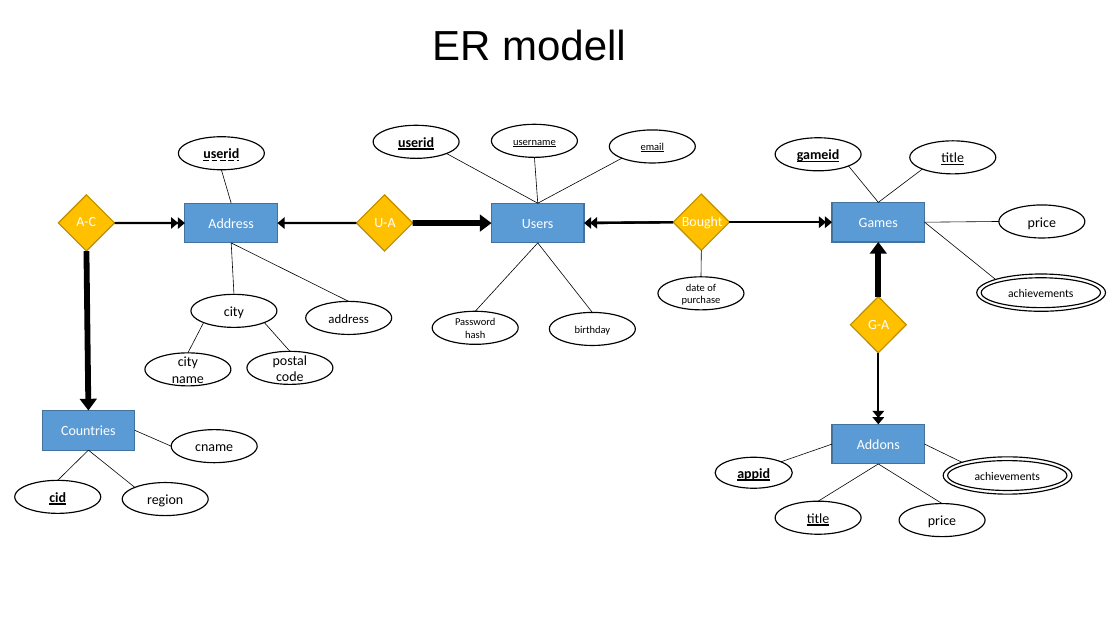
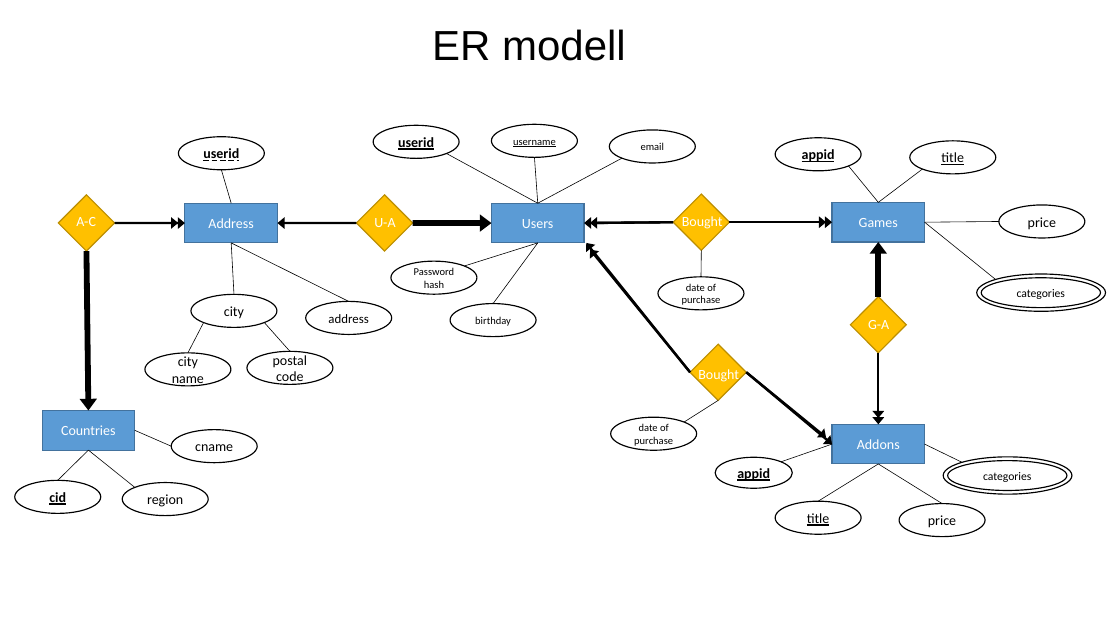
Before and after one commit to MAkos42/BFNA2X_XMLGyak, a slide deck: slide 1 of XMLTaskBFNA2X/ER modell.pptx. Drawn at 1120x630 pixels with LibreOffice and Linux fonts; fonts in the diff are those of the drawing. Boxes give left, top, right and bottom in pixels: in the first picture for what was removed or moved away, otherwise in the second. Text is boxed around its words. In the diff, an @@ line names an element or a change of style, - is before the commit and + after.

```diff
--- a/XMLTaskBFNA2X/ER modell.pptx
+++ b/XMLTaskBFNA2X/ER modell.pptx
@@ ellipse "email" at bbox=[609, 130, 695, 163]: underline off @@
@@ text in ellipse at bbox=[802, 149, 835, 162]: text changed @@
-gameid
+appid
@@ ellipse "Password hash": place and size @@
-ellipse "Password hash" at bbox=[433, 312, 518, 344]
+ellipse "Password hash" at bbox=[391, 261, 476, 294]
@@ line moved from (476, 312) - (538, 243) to (465, 266) - (538, 243) @@
@@ line moved from (538, 243) - (592, 313) to (538, 243) - (493, 303) @@
@@ arrow added from (691, 372) to (586, 243), #000000 2 pt @@
@@ arrow added from (691, 372) to (590, 250), #000000 2 pt @@
@@ text in ellipse at bbox=[1017, 289, 1065, 299]: text changed @@
-achievements
+categories
@@ ellipse "birthday": place and size @@
-ellipse "birthday" at bbox=[549, 313, 635, 345]
+ellipse "birthday" at bbox=[450, 303, 536, 336]
@@ diamond added at bbox=[691, 344, 747, 401], fill #FFC000, outline #BD8E00 1 pt @@
@@ text added at bbox=[698, 369, 739, 383], 12 pt, text #FFFFFF @@
+Bought
@@ arrow added from (746, 372) to (833, 444), #000000 2 pt @@
@@ arrow added from (746, 372) to (826, 438), #000000 2 pt @@
@@ ellipse added at bbox=[611, 418, 697, 450], fill #FFFFFF, outline #000000 1 pt, 9 pt, text #000000 @@
+date of purchase
@@ line added from (718, 401) to (684, 422), #000000 0.5 pt @@
@@ text in ellipse at bbox=[983, 472, 1031, 482]: text changed @@
-achievements
+categories
```
Also in this commit, not shown: 4 other files.
